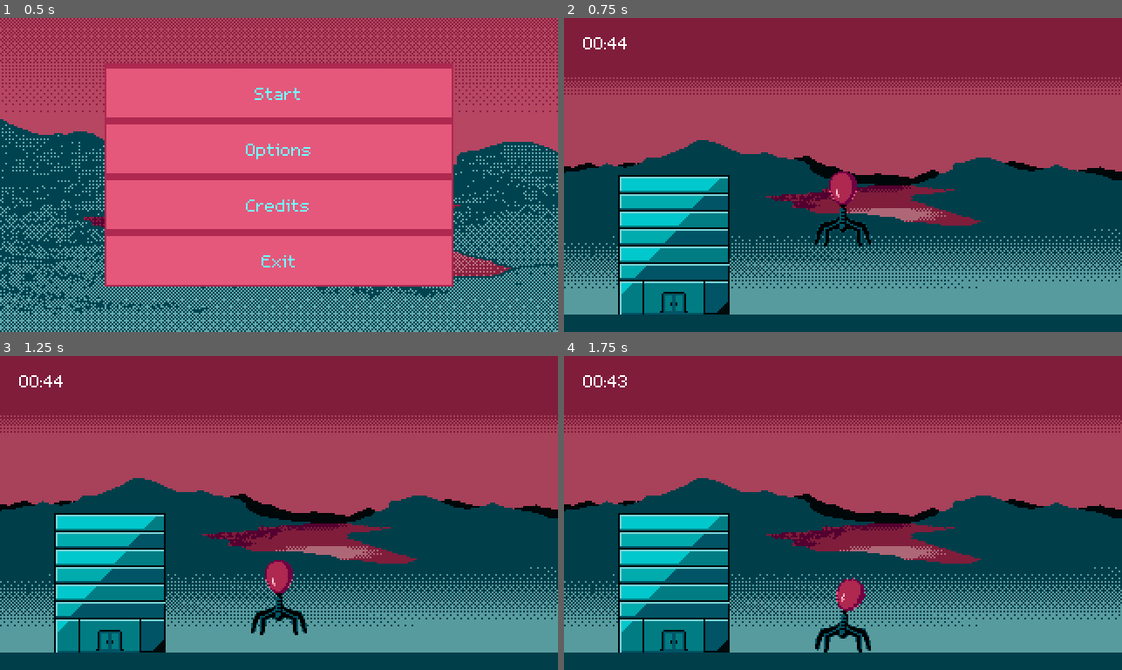
Above: before the commit, frames 1-4 (two rows, left to right).
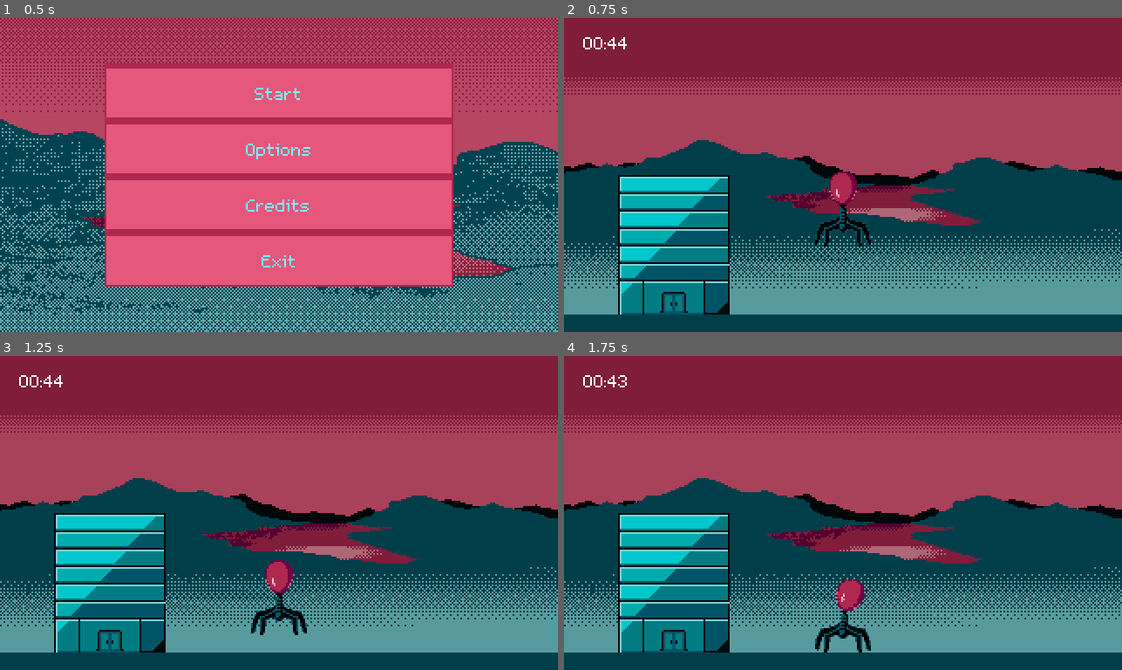
Above: after the commit, the same moments.

Repository: lily-swift/Jame-Gam-46
Game: Godot game, scene res://Scenes/main_menu.tscn
Two runs of this game, one before a commit and one after it. Both use one fixed random seed, a clock stepped at 60 frames per second and the inputs below.
Inputs:
- Up to frame 1 (0.5 s): no input
- Up to frame 2 (0.75 s): click "Start" at 0.5 s
- Up to frame 3 (1.25 s): no input
- Up to frame 4 (1.75 s): tap Enter at 1.25 s; hold Right (moveRight) from 1.28 s (still down); tap Shift (drill) at 1.35 s; tap Space (jump) at 1.52 s

Frame 1 is identical in both runs. In frame 2, less than 0.1% of the frame differs, in the area x 0-100%, y 76-80%; in frame 3, less than 0.1%; in frame 4, less than 0.1%.

Commit message:
attempted to make the background flash less

Diff:
--- a/Game/Scenes/level.tscn
+++ b/Game/Scenes/level.tscn
@@ -37,10 +37,10 @@
 [ext_resource type="Material" uid="uid://c2312lyotbrp4" path="res://Resources/transform.tres" id="31_nkhef"]
 [ext_resource type="Texture2D" uid="uid://26xw7cukul33" path="res://Art/Buildings/rubble1.png" id="32_dw52x"]
 [ext_resource type="Texture2D" uid="uid://bbxrqdghncmxp" path="res://Art/Buildings/radiotowerblue.png" id="34_fq0f7"]
-[ext_resource type="Texture2D" uid="uid://13cu1oi0tyb0" path="res://Backgrounddownscales.png" id="36_fq0f7"]
-[ext_resource type="Script" uid="uid://dorf35sjksvv2" path="res://Scripts/snap.gd" id="37_bp4cd"]
+[ext_resource type="Script" path="res://Scripts/snap.gd" id="37_bp4cd"]
+[ext_resource type="Texture2D" uid="uid://f6f0fd0y6aeb" path="res://Backgrounddownscaledlessflashing.png" id="38_fmtd1"]
 [ext_resource type="PackedScene" uid="uid://cd350i2yignp4" path="res://Scenes/minigame.tscn" id="40_nkhef"]
-[ext_resource type="Script" path="res://Scenes/pause.gd" id="41_fmtd1"]
+[ext_resource type="Script" uid="uid://8skewj3u0poc" path="res://Scenes/pause.gd" id="41_fmtd1"]
 
 [sub_resource type="SpriteFrames" id="SpriteFrames_1ainy"]
 animations = [{
@@ -622,7 +622,7 @@
 modulate = Color(0.733005, 0.733005, 0.733005, 1)
 z_index = -20
 position = Vector2(0, -40)
-texture = ExtResource("36_fq0f7")
+texture = ExtResource("38_fmtd1")
 script = ExtResource("37_bp4cd")
 camera = NodePath("../Balloon/Node/Camera2D")
 
Binary file added: Game/Backgrounddownscaledlessflashing.png
Not shown, added: Game/Backgrounddownscaledlessflashing.png.import
Not shown: 2 places in Game/Scenes/level.tscn that only renumber resources
